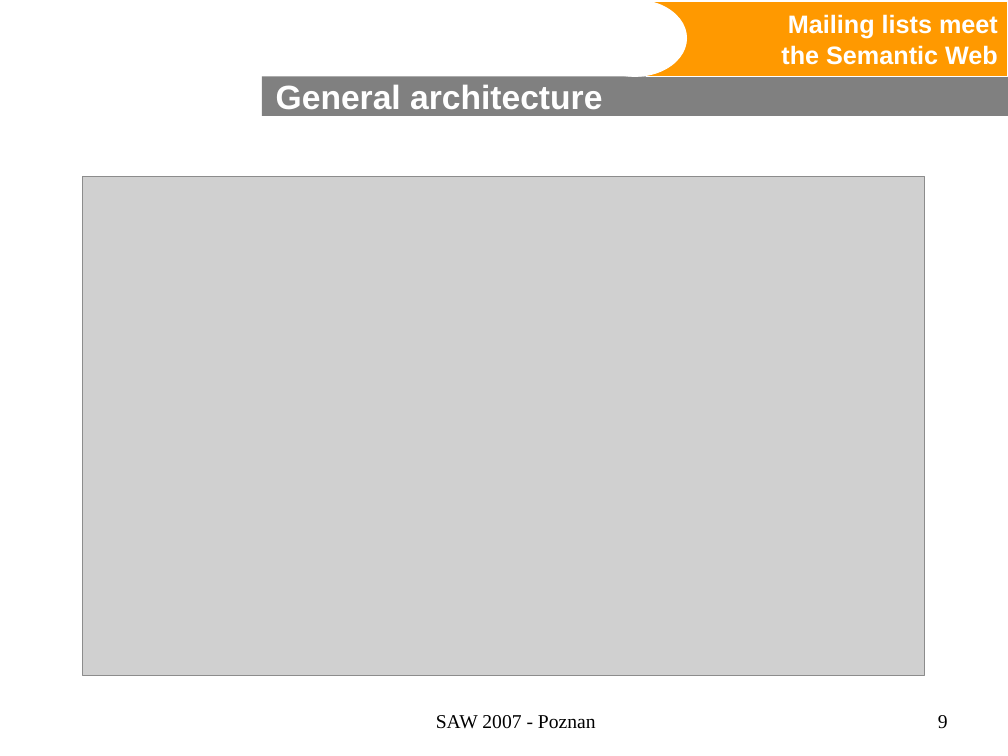
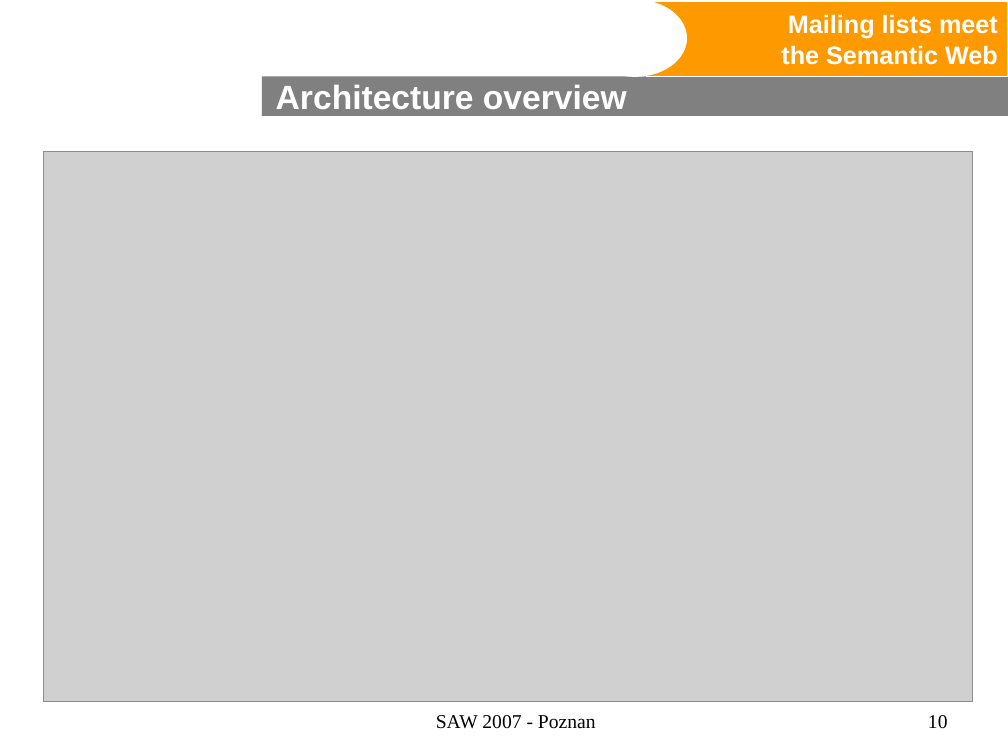
Before and after one commit to BackupTheBerlios/swaml-svn, a slide deck: slide 10 of trunk/doc/talks/20070427-saw2007/swaml.ppt (slide 9 before the commit). Drawn at 1008x756 pixels with LibreOffice and Linux fonts; fonts in the diff are those of the drawing; grey boxes stand for pictures; background and template pictures are left out. Boxes give left, top, right and bottom in pixels: in the first picture for what was removed or moved away, otherwise in the second. Text is boxed around its words. In the diff, an @@ line names an element or a change of style, - is before the commit and + after.

```diff
--- a/trunk/doc/talks/20070427-saw2007/swaml.ppt
+++ b/trunk/doc/talks/20070427-saw2007/swaml.ppt
@@ title at (x1=276, y1=84, x2=627, y2=109): text changed @@
-General architecture
+Architecture overview
@@ picture resized from (x1=83, y1=176, x2=925, y2=675) to (x1=43, y1=152, x2=972, y2=703) @@
@@ page number at (x1=928, y1=715, x2=948, y2=729): text changed @@
-9
+10
```
Also in this commit, not shown: 6 other slides changed, 3 slides added, 2 slides removed, 1 other file.
